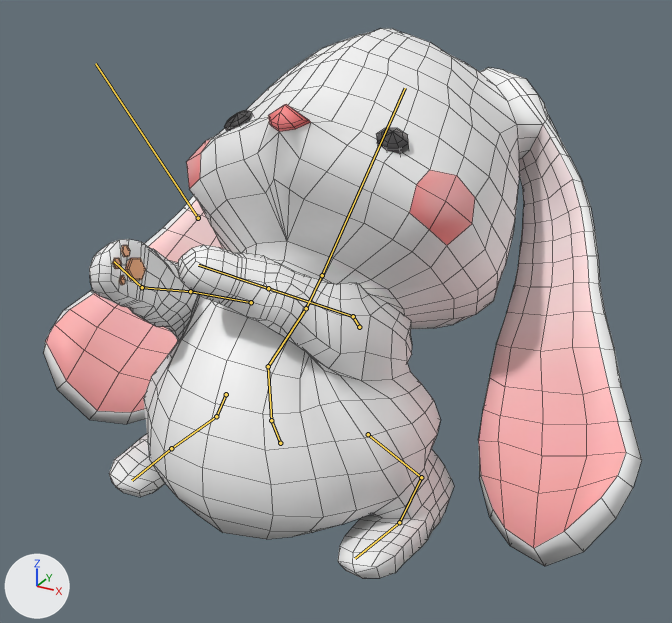
A saved change to the Blender file Assets/Models/Player/PersonagemCoelho.blend.
Both versions are drawn from a camera (50 mm lens) standing at (4.74, -7.44, 5.99) and looking at (0.06, 1.08, 1.74). Arrows for +X, +Y and +Z are at lower left; the lights stay in place. Both versions are drawn at frame 47 of the action 'LookUp'; the numbers are the values there. The bones that bend it are drawn over the model as lines. Mesh edges are drawn as thin lines.

Objects in the first picture: 'Coelho'.
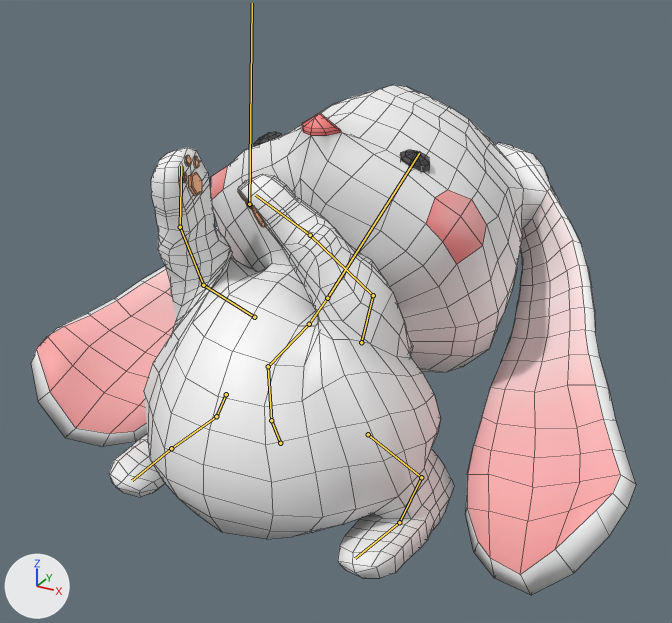
Where the change shows, as pixel boxes (x1, y1, x2, y2) in the pictures (672 x 623 px):
'Coelho', posed (7% shorter)
    before: (44, 28, 642, 578)
    after: (31, 85, 636, 595)
bone 'Torax', root to tip
    before: (268, 366) to (306, 308)
    after: (268, 366) to (309, 324)
bone 'Ombro.l', root to tip
    before: (359, 327) to (353, 316)
    after: (361, 342) to (373, 295)
bone 'Ombro.r', root to tip
    before: (251, 302) to (190, 291)
    after: (254, 317) to (203, 285)

The change, as a list of edits to the scene's bpy script:
```text
Change bone_torax:
    where bone_torax = bpy.data.objects['Armature'].pose.bones['Torax']  # child of 'Barriga'
    bone_torax.rotation_quaternion: (0.906, -0.423, 0.0, 0.0) -> (0.843, -0.537, 0.0, 0.0)  # degrees (-50, 0, 0) -> degrees (-65, 0, 0)
Change bone_ombro_l:
    where bone_ombro_l = bpy.data.objects['Armature'].pose.bones['Ombro.l']  # child of 'Torax'
    bone_ombro_l.rotation_quaternion: (0.855, 0.502, 0.13, -0.028) -> (0.831, 0.541, -0.044, 0.123)  # degrees (61, 15, 5) -> degrees (65, -12, 9)
Change bone_ombro_r:
    where bone_ombro_r = bpy.data.objects['Armature'].pose.bones['Ombro.r']  # child of 'Torax'
    bone_ombro_r.rotation_quaternion: (0.984, 0.07, -0.045, 0.157) -> (0.957, 0.164, 0.169, 0.171)  # degrees (7, -6, 18) -> degrees (23, 16, 23)
```
